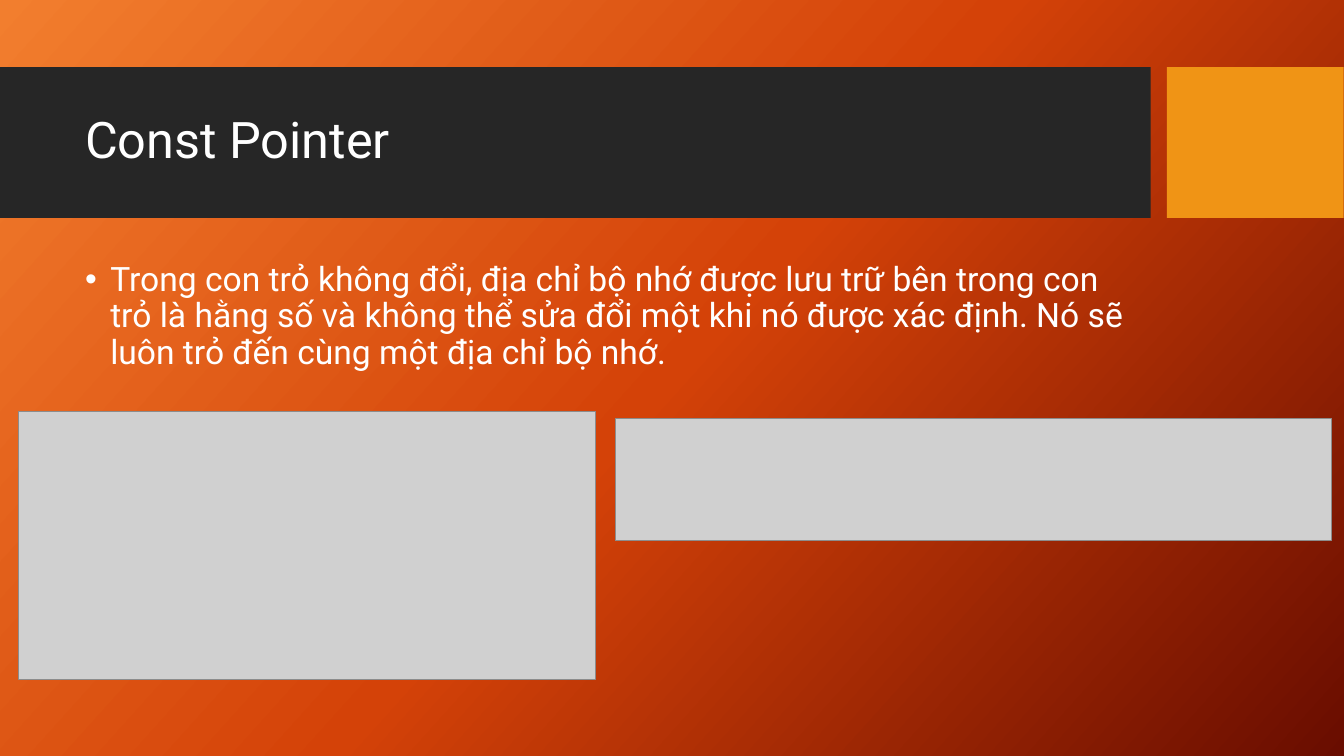
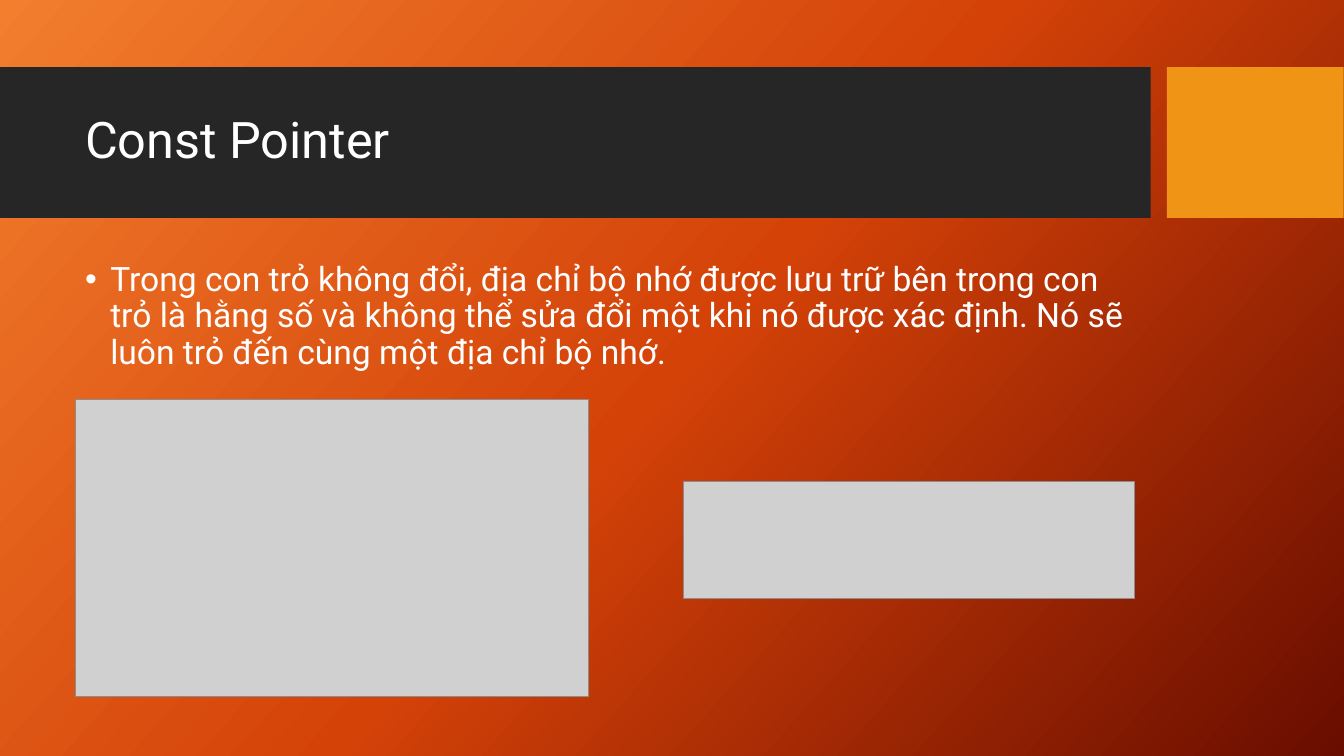
Before and after one commit to DantNg/learnCPP, a slide deck: slide 9 of Slide/Pointer.pptx (slide 11 before the commit). Drawn at 1344x756 pixels with LibreOffice and Linux fonts; fonts in the diff are those of the drawing; grey boxes stand for pictures; background and template pictures are left out. Boxes give left, top, right and bottom in pixels: in the first picture for what was removed or moved away, otherwise in the second. Text is boxed around its words. In the diff, an @@ line names an element or a change of style, - is before the commit and + after.

```diff
--- a/Slide/Pointer.pptx
+++ b/Slide/Pointer.pptx
@@ picture: place and size @@
-picture at <box>19,411,596,680</box>
+picture at <box>76,399,589,697</box>
@@ picture removed at <box>615,418,1332,540</box> @@
@@ picture added at <box>684,482,1135,599</box> @@
```
Also in this commit, not shown: 4 other slides changed, 2 slides added, 2 slides removed, 4 other files.
